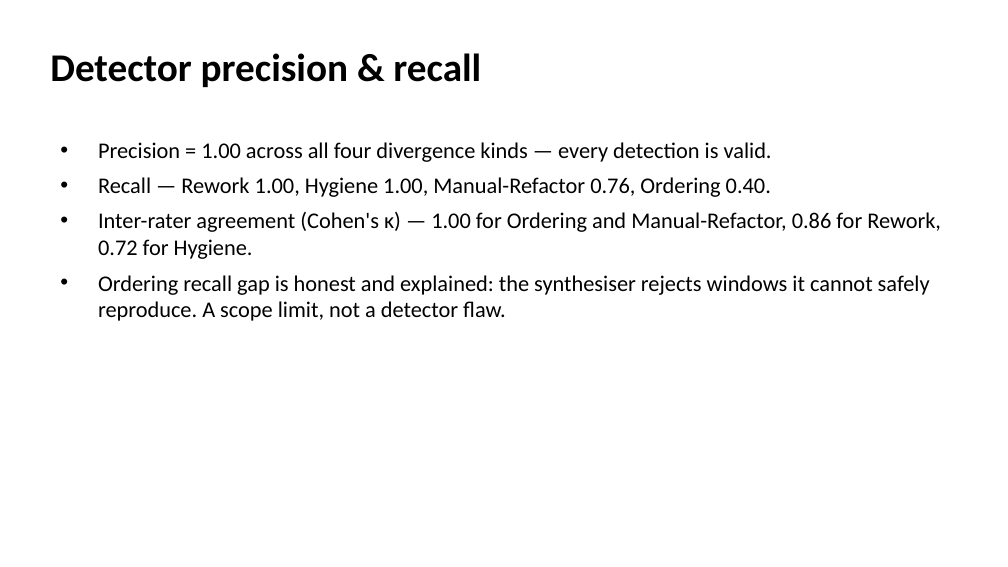
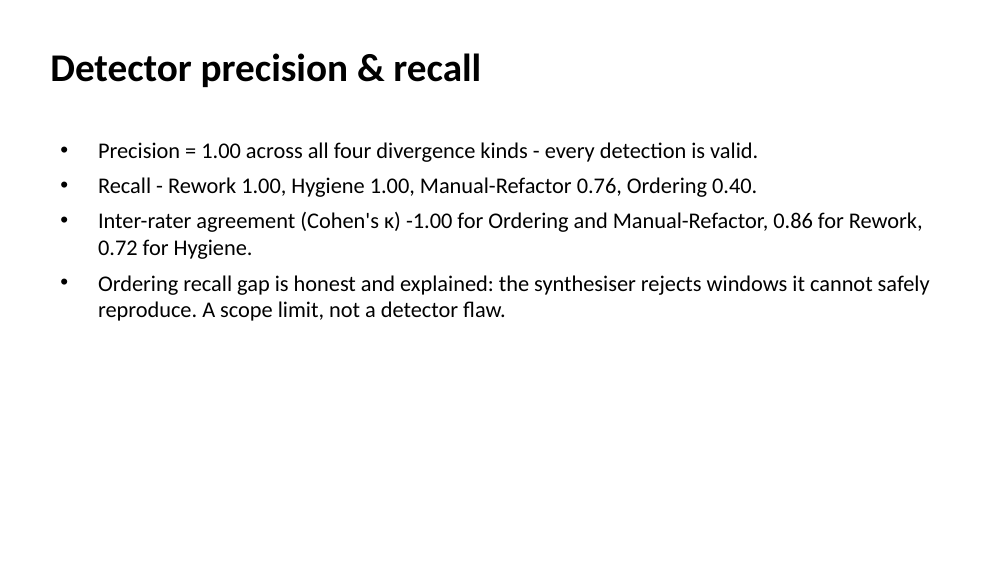
Before and after one commit to EthanHosier/fyp, a slide deck: slide 18 of presentation/slides.pptx (slide 15 before the commit). Drawn at 1008x567 pixels with LibreOffice and Linux fonts; fonts in the diff are those of the drawing. Boxes give left, top, right and bottom in pixels: in the first picture for what was removed or moved away, otherwise in the second. Text is boxed around its words. In the diff, an @@ line names an element or a change of style, - is before the commit and + after.

```diff
--- a/presentation/slides.pptx
+++ b/presentation/slides.pptx
@@ text at (98,142,923,259): text changed @@
-• Precision = 1.00 across all four divergence kinds — every detection is valid.
-• Recall — Rework 1.00, Hygiene 1.00, Manual-Refactor 0.76, Ordering 0.40.
-• Inter-rater agreement (Cohen's κ) — 1.00 for Ordering and Manual-Refactor, 0.86 for Rework, 0.72 for Hygiene.
+• Precision = 1.00 across all four divergence kinds - every detection is valid.
+• Recall - Rework 1.00, Hygiene 1.00, Manual-Refactor 0.76, Ordering 0.40.
+• Inter-rater agreement (Cohen's κ) -1.00 for Ordering and Manual-Refactor, 0.86 for Rework, 0.72 for Hygiene.
```
Also in this commit, not shown: 13 other slides changed, 5 slides added, 3 slides removed, 6 other files.
